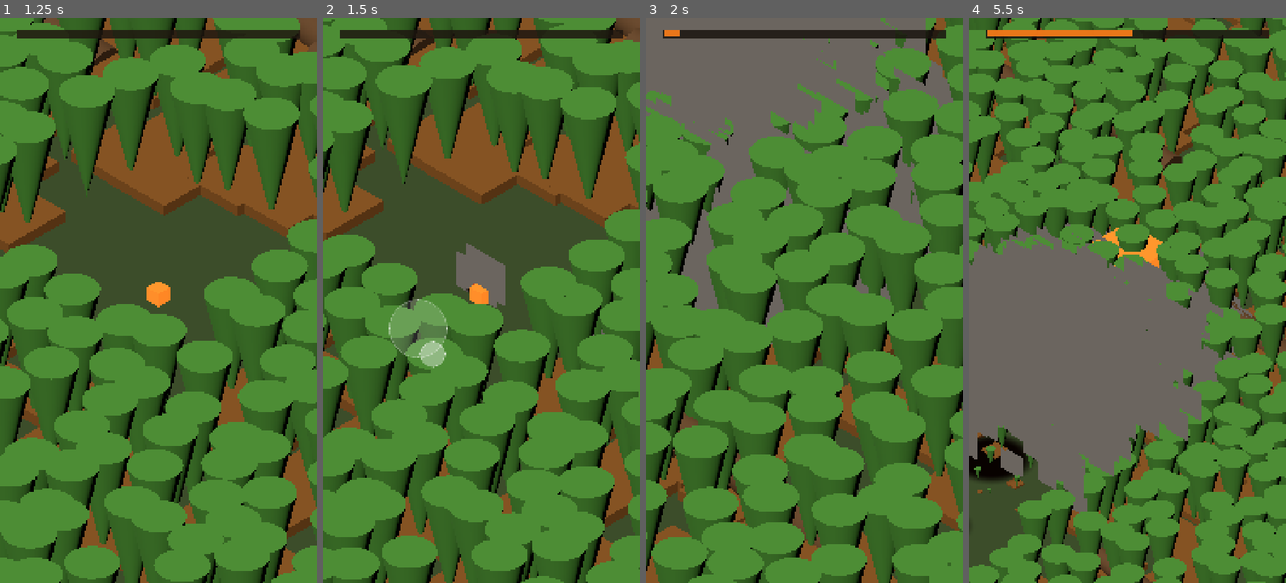
Above: before the commit, frames 1-4 (left to right).
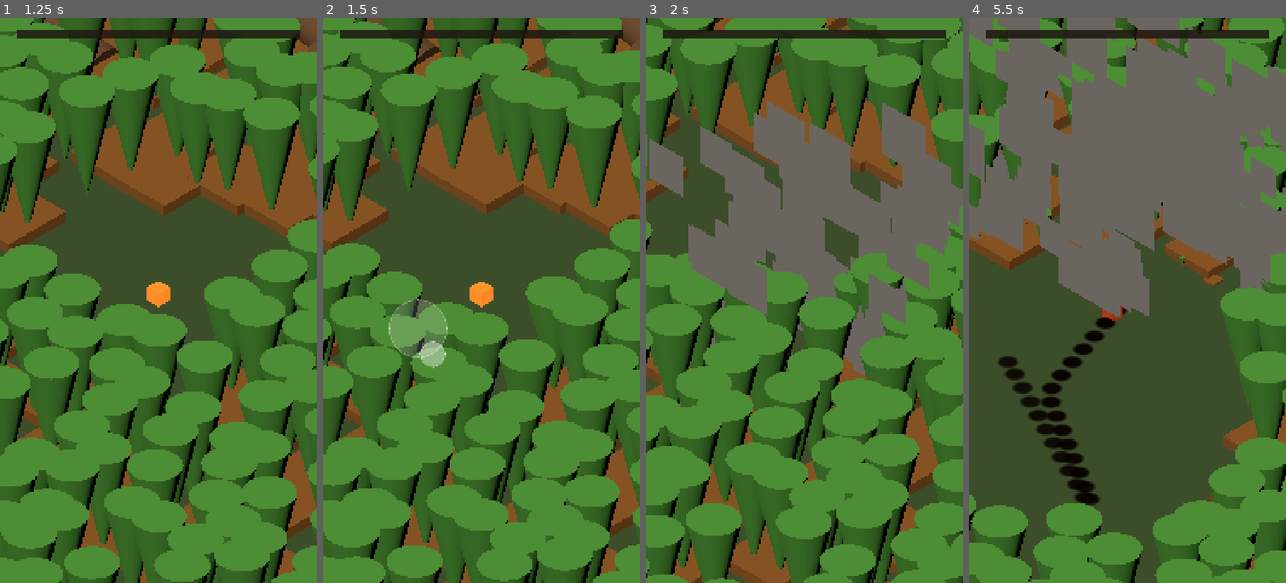
Above: after the commit, the same moments.

Repository: kevindunn766/ai-game-studio
Game: Godot game, scene res://scenes/Main.tscn
Same seed, same stepped clock (60 frames per second), same inputs: the game is played once before the commit and once after it.
Inputs (mouse positions are in pixels of both pictures, inside the frame that each line leads up to):
- Up to frame 1 (1.25 s): move the mouse to (228, 272) at 0.52 s; click (228, 272) at 0.67 s
- Up to frame 2 (1.5 s): tap Enter at 1.25 s; drag from (418, 328) to (465, 413) at 1.27 s
- Up to frame 3 (2 s): no input
- Up to frame 4 (5.5 s): move the mouse to (1159, 176) at 2.02 s; click (1159, 176) at 2.17 s; drag from (1111, 413) to (1032, 215) at 2.77 s; move the mouse to (1222, 385) at 3.52 s; click (1222, 385) at 3.67 s; drag from (1032, 215) to (1079, 159) at 4.27 s; move the mouse to (1143, 300) at 5.02 s; click (1143, 300) at 5.17 s

Frame 1 is identical in both runs. In frame 2, 35% of the frame differs, in the area x 0-100%, y 0-100%; in frame 3, 72%; in frame 4, 82%.

Commit message:
Kindling: restore proportional movement speed (constant perceived speed)
Movement speed is again derived from CameraController.target_size_for_scale()
each tick (speed = view_span / view_crossing_seconds) instead of the flat 2.0
m/s constant. Perceived on-screen speed is world_speed / camera_view_span;
deriving world speed from the same size value that frames the flame holds that
ratio constant by construction, so the flame feels like it moves at the same
speed at every scale -- the Katamari trick (zoom out with growth, scale world
speed to the zoom). The flat constant did the opposite: teleport-fast at
match-scale, frozen at Band 9.

The earlier inverse-speed freeze was a prop-streaming footprint churn issue,
already fixed independently by the per-frame spawn-throttle queue, so this does
not reintroduce it. view_crossing_seconds = 3.0 (single felt-speed knob,
unplaytested). Headless sweep confirms crossing time holds at 3.0s across all 9
bands (0.233 m/s match -> 186.9 m/s Band 9); test_flame_locomotion still passes.

Co-Authored-By: Claude Opus 4.8 (1M context) <noreply@anthropic.com>

Diff:
--- a/kindling-3d/scripts/flame.gd
+++ b/kindling-3d/scripts/flame.gd
@@ -2,8 +2,18 @@
 
 signal hazard_hit(hazard: Hazard)
 
-# Flat top speed, same at every scale.
-@export var move_speed_constant: float = 2.0
+# Top speed is derived every physics tick from CameraController's own
+# target_size_for_scale(), NOT a flat constant. Perceived (on-screen) speed
+# is world_speed / camera_view_span; deriving world speed from the SAME size
+# value that frames the flame holds that ratio constant BY CONSTRUCTION, so
+# the flame feels like it moves at the same speed at every scale -- a 2cm
+# match flame and a 140m inferno both cross one screen-height in
+# view_crossing_seconds. A flat world speed did the opposite: it read as
+# teleporting at match-scale (2 m/s across a ~0.68m view) and frozen at Band 9
+# (2 m/s across a ~560m view). This is the Katamari trick -- zoom out with
+# growth, scale world speed to the zoom. view_crossing_seconds is the single
+# knob that sets the actual felt speed; larger = more stately, smaller = zippier.
+@export var view_crossing_seconds: float = 3.0
 # Time to reach full speed from a stop, and to fully decelerate -- kept
 # constant (not itself scale-derived) so controls feel equally responsive
 # at every scale even though the top speed they ramp to varies hugely.
@@ -145,10 +155,12 @@
 	position += velocity * delta
 
 
-# Public so movement_trail.gd or future feel/animation code can reuse the
-# same value instead of re-deriving it.
+# Top speed proportional to the camera's own view span at the current scale
+# (see the view_crossing_seconds comment above) -- public so movement_trail.gd
+# or future feel/animation code can reuse the same value instead of
+# re-deriving it.
 func current_move_speed() -> float:
-	return move_speed_constant
+	return CameraController.target_size_for_scale(scale_factor) / view_crossing_seconds
 
 
 func _record_position_history() -> void:
Not shown, changed: kindling-3d/DESIGN.md
